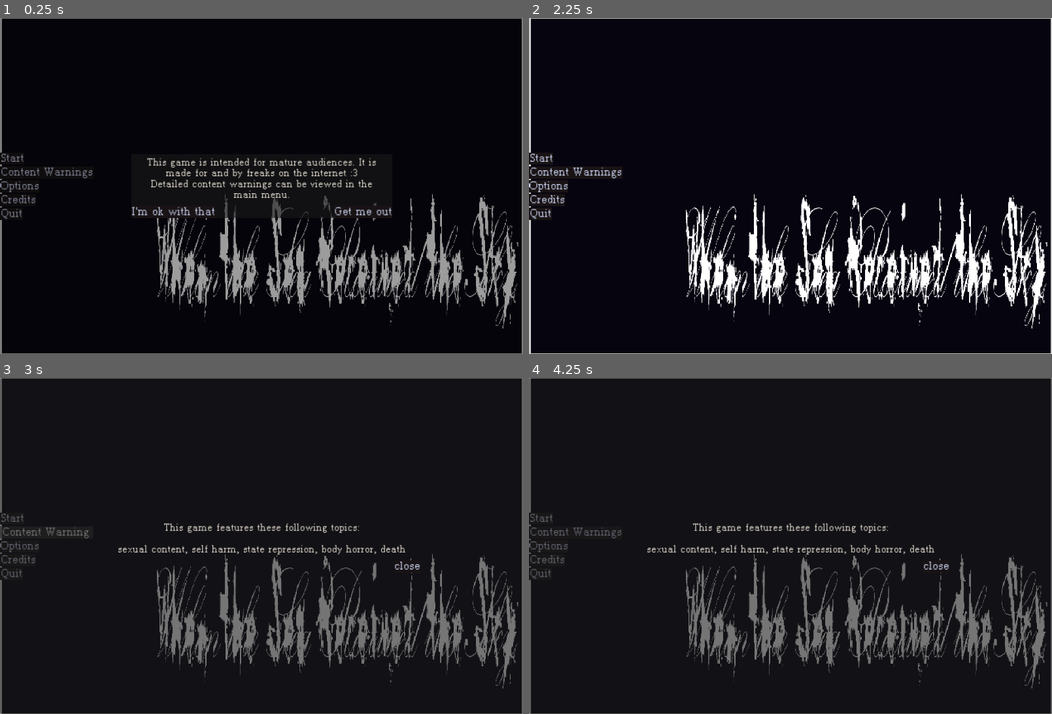
Above: before the commit, frames 1-4 (two rows, left to right).
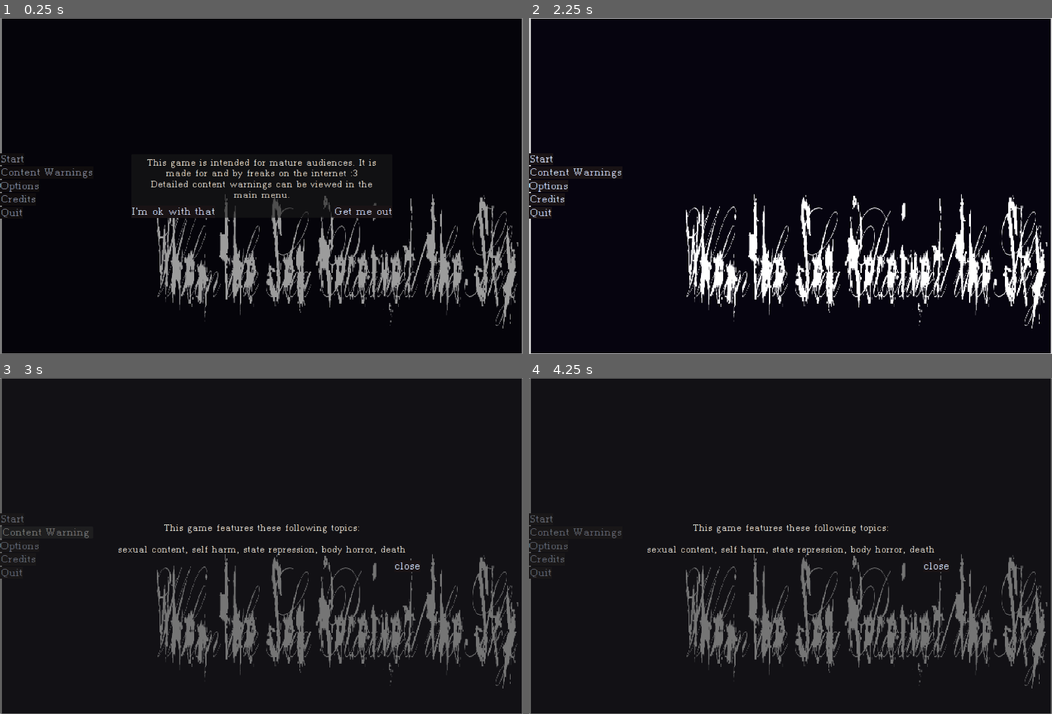
Above: after the commit, the same moments.

Repository: SnekOfSpice/dialog-parser
Game: Godot game, scene res://game/main_scene.tscn
The game is run twice, just before and just after one commit, with the same random seed, the same clock (stepped at 60 frames per second) and the same inputs.
Inputs:
- Up to frame 1 (0.25 s): no input
- Up to frame 2 (2.25 s): click "Start" at 0.5 s; click "Start" at 1.25 s; click "I'm ok with that" at 2 s
- Up to frame 3 (3 s): click "Content Warnings" at 2.75 s
- Up to frame 4 (4.25 s): click "Content Warnings" at 3.5 s

The runs differ from the first frame. In frame 1, 1.8% of the frame differs, in the area x 0-75%, y 40-61%; in frame 2, 0.5%; in frame 3, 1.1%; in frame 4, 1.1%.

Commit message:
expand font

Diff:
--- a/game/main_menu.tscn
+++ b/game/main_menu.tscn
@@ -153,22 +153,28 @@
 [node name="RichTextLabel" type="RichTextLabel" parent="MenuContainer/CreditsContainer/VBoxContainer"]
 custom_minimum_size = Vector2(850, 0)
 layout_mode = 2
-text = "Writing and Coding
+bbcode_enabled = true
+text = "[b]=Writing and Coding[/b]
 	Snek (https://snekofspice.itch.io/)
 
-Visuals
-Fonts: ZeldaFont by Anna and TimesNewPixel by pentacom via bitfontmaker2
-Character Art: Bloodmachine (https://bloodmachine.neocities.org/) and Snek
-
-Audio
-Music:
-My dear friend CØL (https://colmusic45.bandcamp.com/)
-	Failure to Comply Will Result in Death
-	Where is Heaven?
-	Slow, Deep Breaths
-Free Music Archive:
-	Giacomo Forte - warm 60s (CC BY-NC)
-other sfx via freesound.org
+[b]=Visuals[/b]
+Fonts via bitfontmaker2
+	ZeldaFont by Anna
+	TimesNewPixel by pentacom (Expanded for § and Ø by Snek)
+Character Art
+	Bloodmachine (https://bloodmachine.neocities.org/)
+Character Design
+	Snek
+
+[b]=Audio[/b]
+Music
+	My dear friend CØL (https://colmusic45.bandcamp.com/)
+		Failure to Comply Will Result in Death
+		Where is Heaven?
+		Slow, Deep Breaths
+	Free Music Archive
+		Giacomo Forte - Warm 60s (CC BY-NC)
+Other SFX via freesound.org
 	klankbeeld - snow city NL 0009PM 210206_0243.wav"
 fit_content = true
 
--- a/style/theme.tres
+++ b/style/theme.tres
@@ -1,7 +1,7 @@
 [gd_resource type="Theme" load_steps=8 format=3 uid="uid://dd3wmvu0xxyhs"]
 
 [ext_resource type="FontFile" uid="uid://ckbctvwh4kk0m" path="res://style/ZeldaFont.ttf" id="1_8ruyj"]
-[ext_resource type="FontFile" uid="uid://cfvy1kmgrhnn7" path="res://style/TimesNewPixel.ttf" id="1_xb66s"]
+[ext_resource type="FontFile" uid="uid://rvnhwlkt81ow" path="res://style/TimesNewPixelexp.ttf" id="1_t6bxu"]
 
 [sub_resource type="StyleBoxFlat" id="StyleBoxFlat_jwf55"]
 bg_color = Color(0.0666667, 0.0509804, 0.0941176, 0.45098)
@@ -37,7 +37,7 @@
 Button/colors/font_color = Color(0.780392, 0.815686, 0.92549, 1)
 Button/colors/font_disabled_color = Color(0.921569, 0.435294, 0.690196, 0.501961)
 Button/font_sizes/font_size = 36
-Button/fonts/font = ExtResource("1_xb66s")
+Button/fonts/font = ExtResource("1_t6bxu")
 Button/styles/disabled = SubResource("StyleBoxFlat_jwf55")
 Button/styles/normal = SubResource("StyleBoxFlat_1d5wb")
 Label/font_sizes/font_size = 40
@@ -45,6 +45,8 @@
 Label/styles/normal = SubResource("StyleBoxFlat_2ps5h")
 Panel/styles/panel = SubResource("StyleBoxFlat_8gqlk")
 RichTextLabel/colors/default_color = Color(0.882353, 0.858824, 0.811765, 1)
+RichTextLabel/font_sizes/bold_font_size = 35
 RichTextLabel/font_sizes/normal_font_size = 32
-RichTextLabel/fonts/normal_font = ExtResource("1_xb66s")
+RichTextLabel/fonts/bold_font = ExtResource("1_t6bxu")
+RichTextLabel/fonts/normal_font = ExtResource("1_t6bxu")
 RichTextLabel/styles/normal = SubResource("StyleBoxEmpty_lcy5l")
Binary file added: style/TimesNewPixelexp.ttf
Not shown, added: style/TimesNewPixelexp.ttf.import
